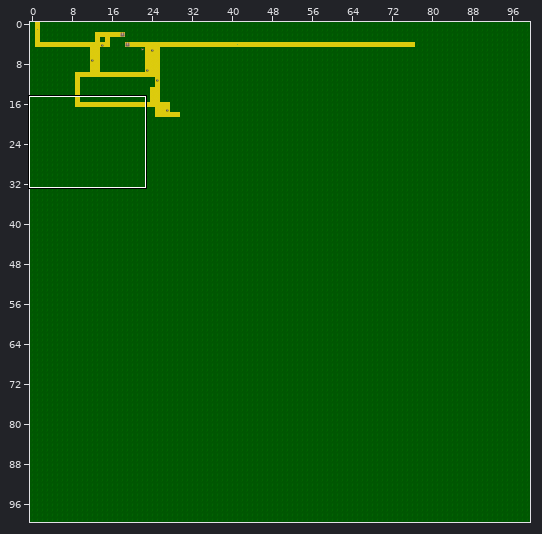
An edit to a level. Tiled map, todd/maps/forest.tmx. The first picture is a wide view before the edit; the outline marks the close-up.
Close-up. Before:
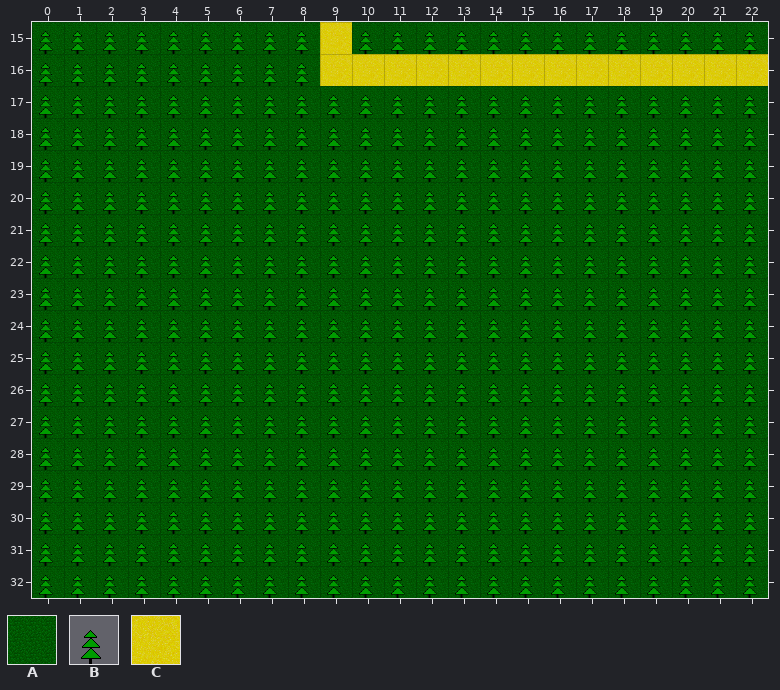
Cells are 48x48 px. Shown: x 0..22, y 15..32.
Key: from "tiles": A 2, B 3, C 29.
_ is an empty cell.
Layers that did not change in this view are not listed.
Layer "bg" before, first column x 0:
15 AAAAAAAAACAAAAAAAAAAAAA
16 AAAAAAAAACCCCCCCCCCCCCC
17 AAAAAAAAAAAAAAAAAAAAAAA
18 AAAAAAAAAAAAAAAAAAAAAAA
19 AAAAAAAAAAAAAAAAAAAAAAA
20 AAAAAAAAAAAAAAAAAAAAAAA
21 AAAAAAAAAAAAAAAAAAAAAAA
22 AAAAAAAAAAAAAAAAAAAAAAA
23 AAAAAAAAAAAAAAAAAAAAAAA
24 AAAAAAAAAAAAAAAAAAAAAAA
25 AAAAAAAAAAAAAAAAAAAAAAA
26 AAAAAAAAAAAAAAAAAAAAAAA
27 AAAAAAAAAAAAAAAAAAAAAAA
28 AAAAAAAAAAAAAAAAAAAAAAA
29 AAAAAAAAAAAAAAAAAAAAAAA
30 AAAAAAAAAAAAAAAAAAAAAAA
31 AAAAAAAAAAAAAAAAAAAAAAA
32 AAAAAAAAAAAAAAAAAAAAAAA
Layer "hard" before, first column x 0:
15 BBBBBBBBB_BBBBBBBBBBBBB
16 BBBBBBBBB______________
17 BBBBBBBBBBBBBBBBBBBBBBB
18 BBBBBBBBBBBBBBBBBBBBBBB
19 BBBBBBBBBBBBBBBBBBBBBBB
20 BBBBBBBBBBBBBBBBBBBBBBB
21 BBBBBBBBBBBBBBBBBBBBBBB
22 BBBBBBBBBBBBBBBBBBBBBBB
23 BBBBBBBBBBBBBBBBBBBBBBB
24 BBBBBBBBBBBBBBBBBBBBBBB
25 BBBBBBBBBBBBBBBBBBBBBBB
26 BBBBBBBBBBBBBBBBBBBBBBB
27 BBBBBBBBBBBBBBBBBBBBBBB
28 BBBBBBBBBBBBBBBBBBBBBBB
29 BBBBBBBBBBBBBBBBBBBBBBB
30 BBBBBBBBBBBBBBBBBBBBBBB
31 BBBBBBBBBBBBBBBBBBBBBBB
32 BBBBBBBBBBBBBBBBBBBBBBB
After the commit:
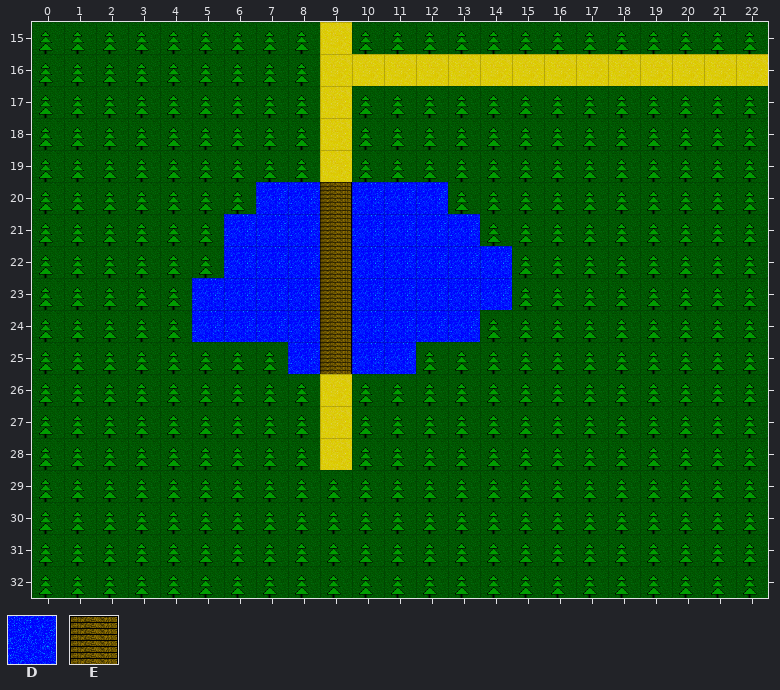
Further tiles: from "tiles": D 12, E 36.
Difference:
Changed rows in their new state; . is an unchanged cell.
Layer "bg":
first column x 9:
17 C
18 C
19 C
20 E
21 E
22 E
23 E
24 E
25 E
26 C
27 C
28 C
Layer "hard":
first column x 5:
17 ...._.....
18 ...._.....
19 ...._.....
20 ..DD_DDD..
21 .DDD_DDDD.
22 .DDD_DDDDD
23 DDDD_DDDDD
24 DDDD_DDDD.
25 ...D_DD...
26 ...._.....
27 ...._.....
28 ...._.....
Where, in picture pixels (left, top, right, bottom), the same in both close-ups:
changed: (192, 86, 512, 470)
